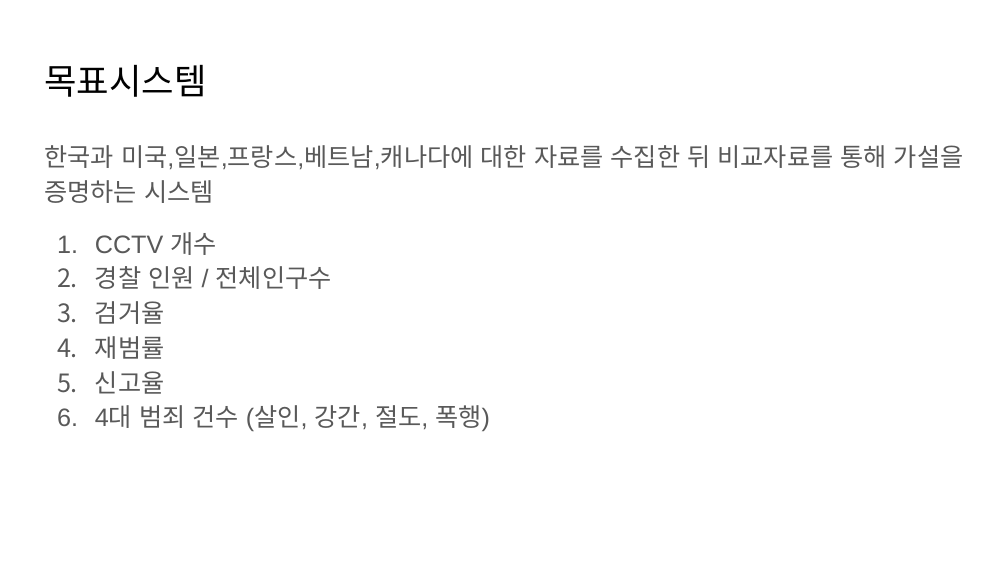
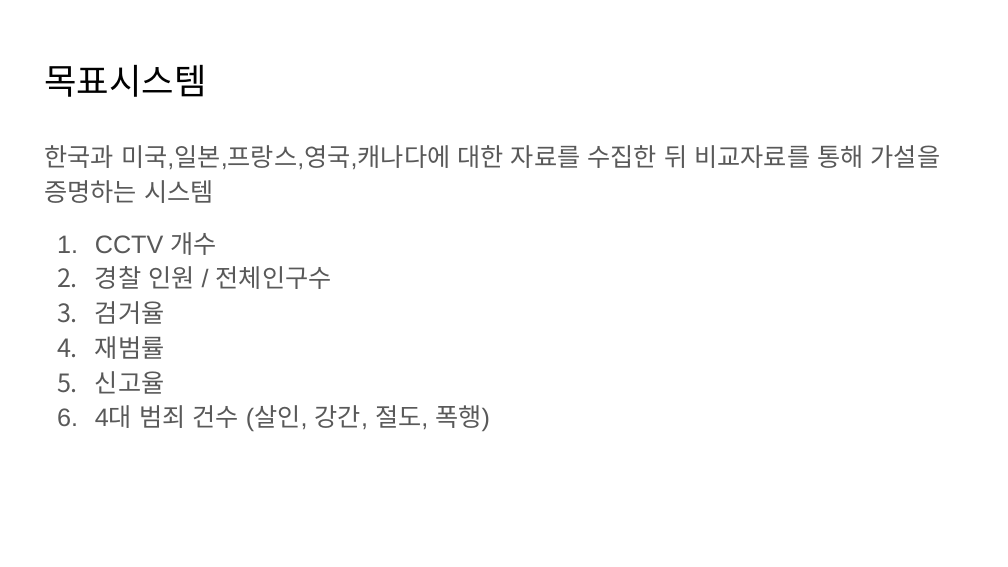
Before and after one commit to nickMingi/CrimeRateByCountry2024, a slide deck: slide 10 of [2조]데이터분석_프로젝트_범죄.pptx (slide 9 before the commit). Drawn at 1008x567 pixels with LibreOffice and Linux fonts; fonts in the diff are those of the drawing. Boxes give left, top, right and bottom in pixels: in the first picture for what was removed or moved away, otherwise in the second. Text is boxed around its words. In the diff, an @@ line names an element or a change of style, - is before the commit and + after.

```diff
--- a/[2조]데이터분석_프로젝트_범죄.pptx
+++ b/[2조]데이터분석_프로젝트_범죄.pptx
@@ text at box(44, 145, 941, 203): text changed @@
-한국과 미국,일본,프랑스,베트남,캐나다에 대한 자료를 수집한 뒤 비교자료를 통해 가설을 증명하는 시스템
+한국과 미국,일본,프랑스,영국,캐나다에 대한 자료를 수집한 뒤 비교자료를 통해 가설을 증명하는 시스템
```
Also in this commit, not shown: 2 other slides changed, 3 slides added.
